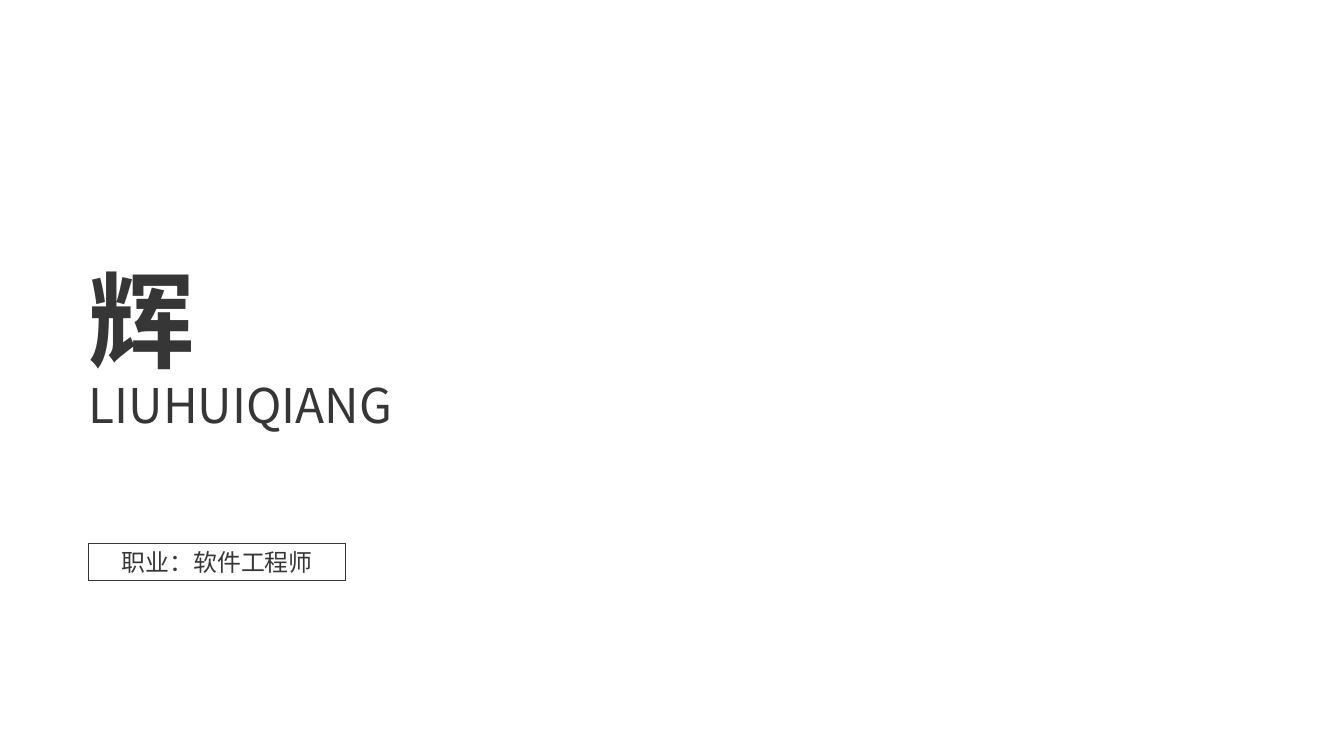
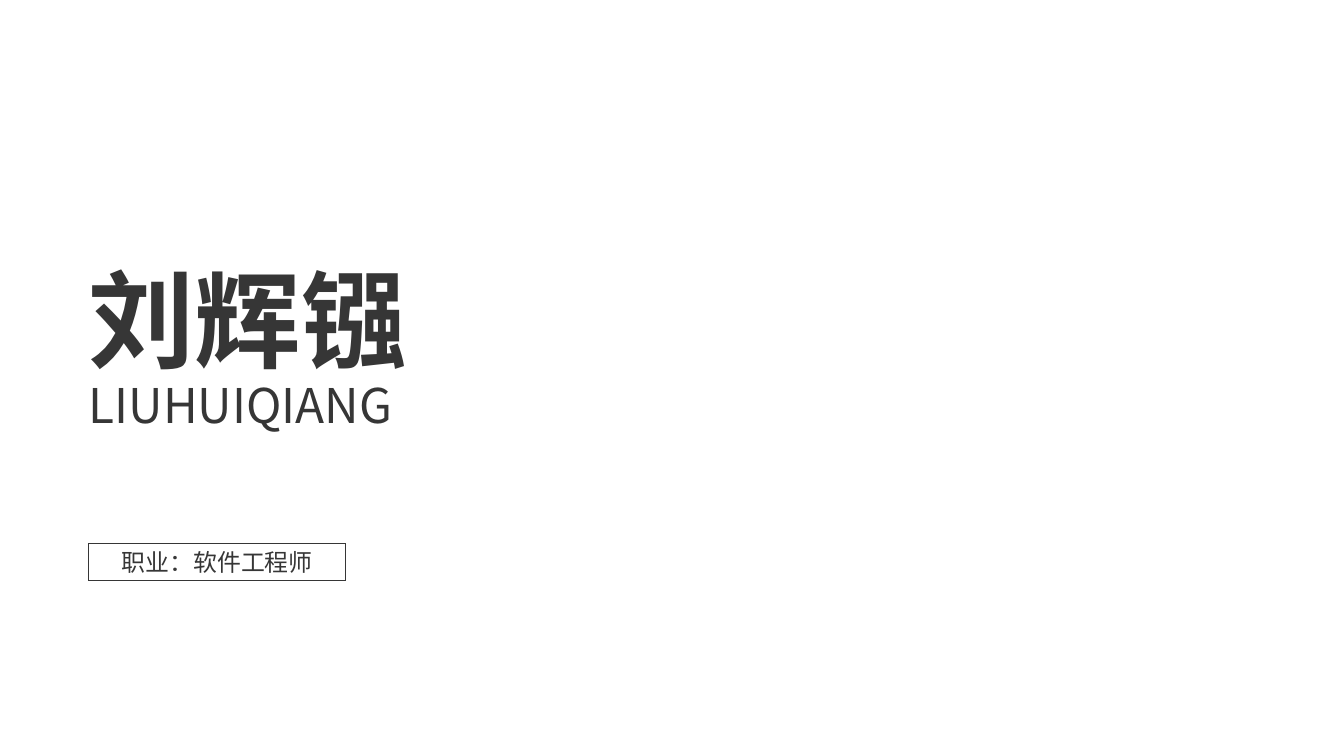
Before and after one commit to ForeverBadBoy/gradle-rabbitmq, a slide deck: slide 1 of src/main/resources/自我介绍.pptx. Drawn at 1344x756 pixels with LibreOffice and Linux fonts; fonts in the diff are those of the drawing; background and template pictures are left out. Boxes give left, top, right and bottom in pixels: in the first picture for what was removed or moved away, otherwise in the second. Text is boxed around its words. In the diff, an @@ line names an element or a change of style, - is before the commit and + after.

```diff
--- a/src/main/resources/自我介绍.pptx
+++ b/src/main/resources/自我介绍.pptx
@@ text at [89, 269, 408, 370]: text changed @@
-辉
+刘辉镪
```
Also in this commit, not shown: 11 other slides changed.
